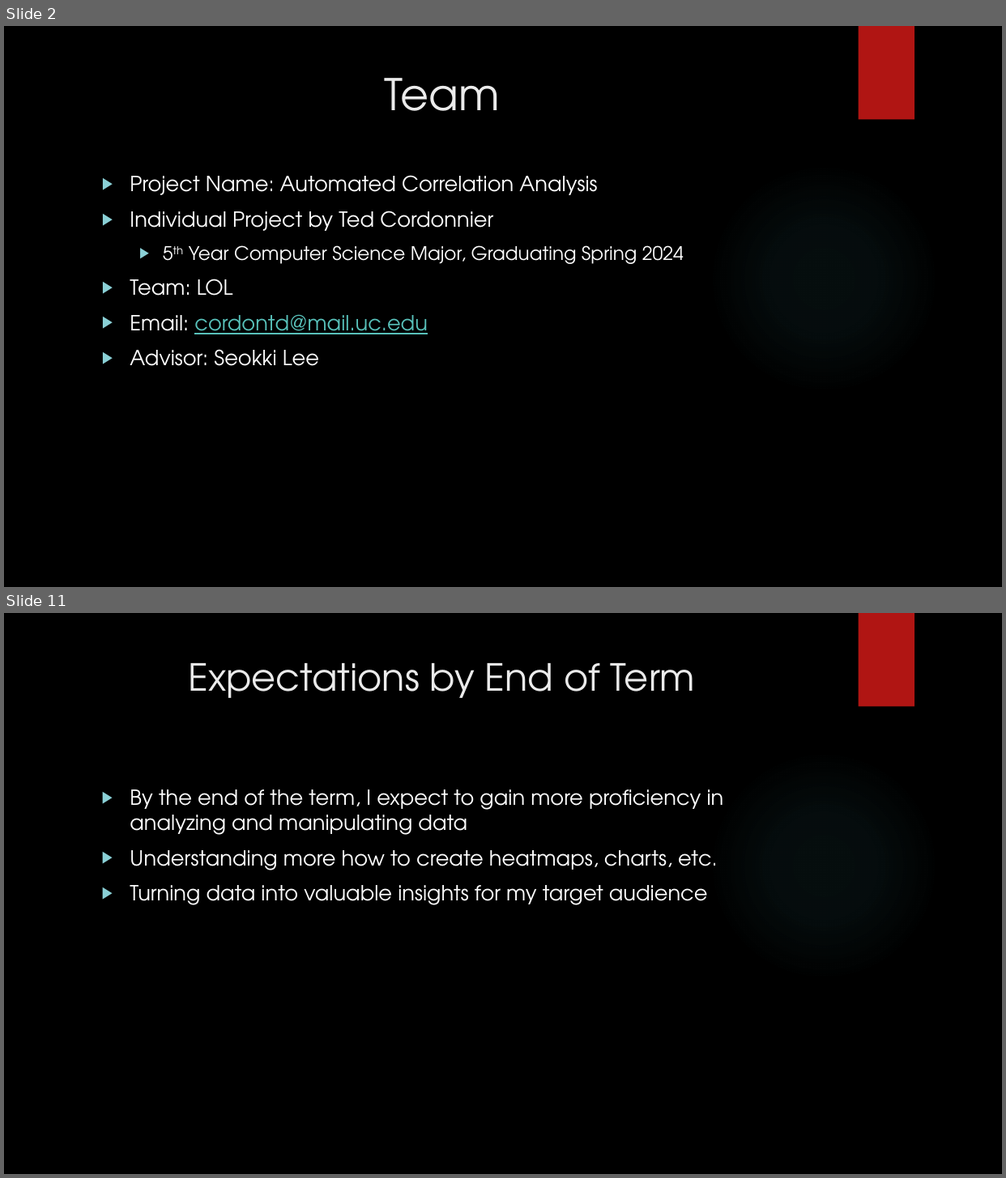
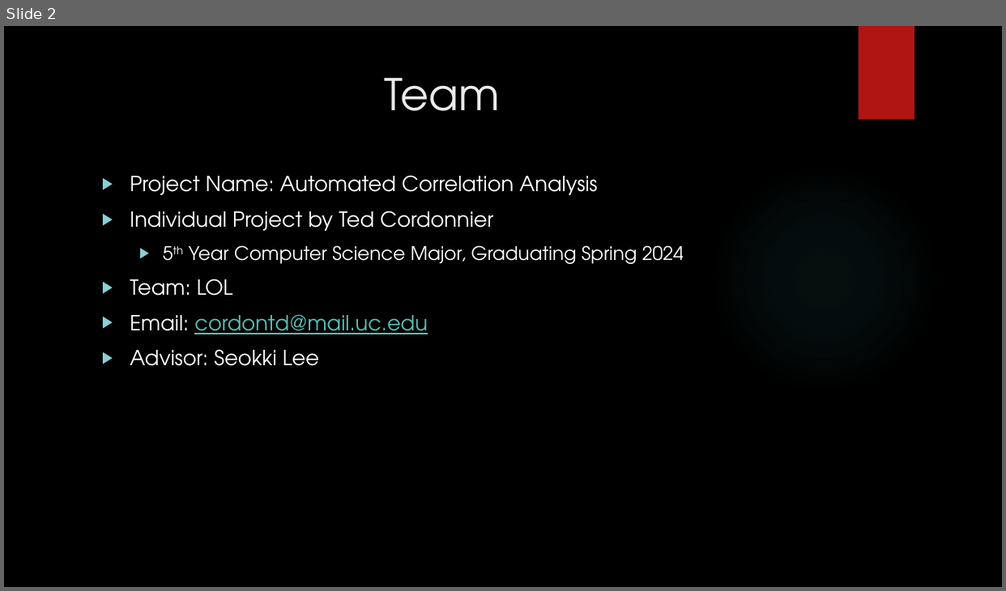
Before and after one commit to tedcordonnier/SeniorDesign, a slide deck: Spring_Presentation.pptx. Shown one above the other, each under a label of ours: slides 2 and 11 before the commit, slide 2 after it; the slides between them are not shown. The pictures are 1006x1178 and 1006x591 pixels, drawn with LibreOffice and Linux fonts; fonts in the diff are those of the drawing; background and template pictures are left out. Boxes give left, top, right and bottom in pixels: in the first picture for what was removed or moved away, otherwise in the second. Text is boxed around its words. In the diff, an @@ line names an element or a change of style, - is before the commit and + after.

```diff
--- a/Spring_Presentation.pptx
+++ b/Spring_Presentation.pptx
@@ slide 11 removed at (4,613,1002,1174), background picture (left out); not listed: 2 template elements that a slide beside it also shows @@
@@ title removed at (188,663,696,698) @@
-Expectations by End of Term
@@ text removed at (130,790,724,905) @@
-▶ By the end of the term, I expect to gain more proficiency in analyzing and manipulating data
-▶ Understanding more how to create heatmaps, charts, etc.
-▶ Turning data into valuable insights for my target audience
```
Also in this commit, not shown: 2 slides changed, 7 slides added, 7 other slides removed, 18 other files.
